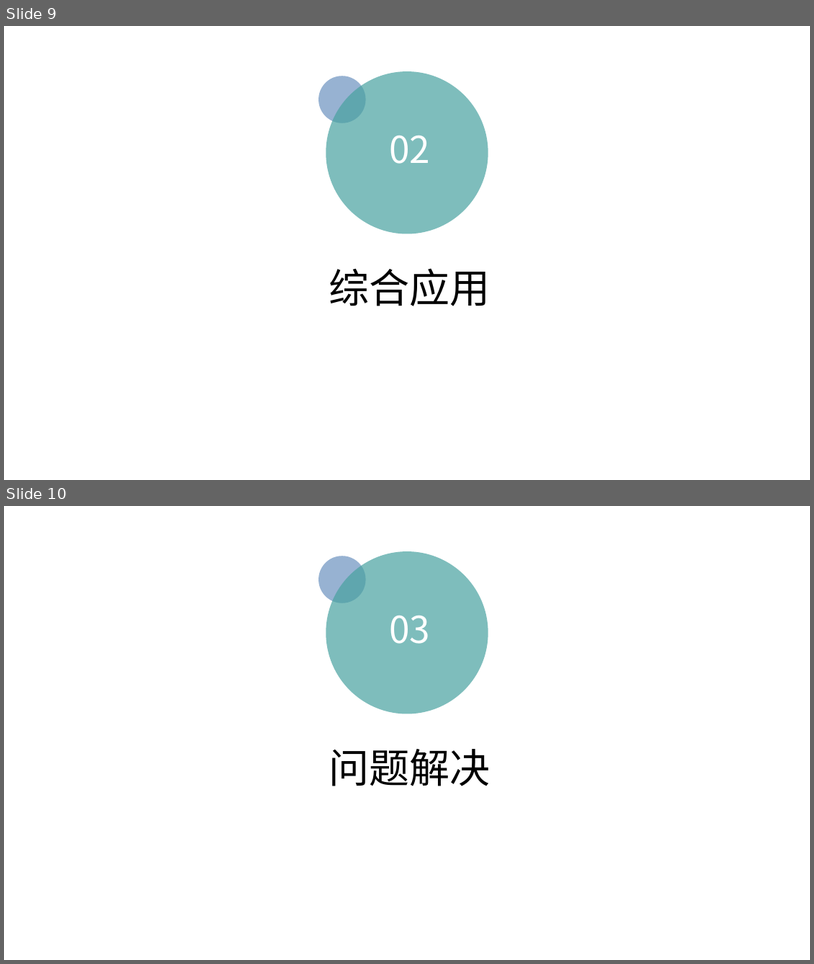
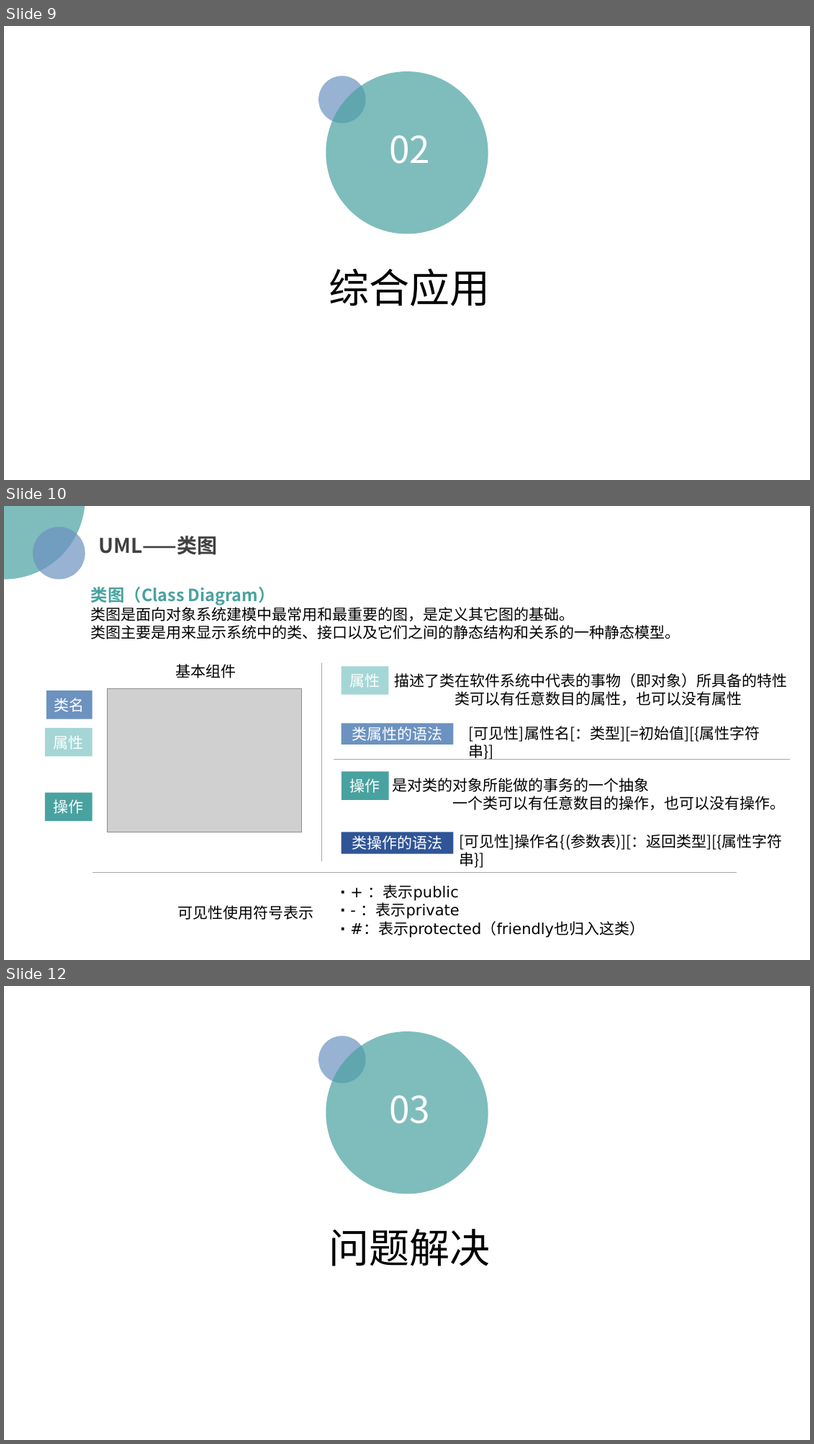
Before and after one commit to PRD2018/PRD2018-G15, a slide deck: 2018-12-16/[PRD-15]UML基础IIII.pptx. Shown one above the other, each under a label of ours: slides 9 and 10 before the commit, slides 9, 10 and 12 after it; the slides between them are not shown. The pictures are 814x964 and 814x1444 pixels, drawn with LibreOffice and Linux fonts; fonts in the diff are those of the drawing; grey boxes stand for pictures. Boxes give left, top, right and bottom in pixels: in the first picture for what was removed or moved away, otherwise in the second. Text is boxed around its words. In the diff, an @@ line names an element or a change of style, - is before the commit and + after.

```diff
--- a/2018-12-16/[PRD-15]UML基础IIII.pptx
+++ b/2018-12-16/[PRD-15]UML基础IIII.pptx
@@ slide 10 added at [4, 506, 810, 960], background #FFFFFF @@
@@ ellipse added at [4, 506, 85, 579], fill #48A2A0 at 70% opacity @@
@@ ellipse added at [32, 527, 85, 579], fill #6C92C0 at 70% opacity @@
@@ text added at [99, 536, 218, 555], 24 pt, text #404040, bold @@
+UML——类图
@@ text added at [91, 587, 681, 639], 18 pt, text #000000 @@
+类图（Class Diagram）
+类图是面向对象系统建模中最常用和最重要的图，是定义其它图的基础。
+类图主要是用来显示系统中的类、接口以及它们之间的静态结构和关系的一种静态模型。
@@ text added at [176, 664, 237, 678], 18 pt, text #000000 @@
+基本组件
@@ line added from (322, 663) to (322, 862), #A6A6A6 0.5 pt @@
@@ rectangle added at [342, 667, 388, 695], fill #A4D6D5, 18 pt, text #FFFFFF @@
+属性
@@ text added at [395, 673, 788, 705], 18 pt, text #000000 @@
+描述了类在软件系统中代表的事物（即对象）所具备的特性
+类可以有任意数目的属性，也可以没有属性
@@ rectangle added at [46, 690, 93, 719], fill #6C92C0, 18 pt, text #FFFFFF @@
+类名
@@ picture added at [108, 689, 302, 831] @@
@@ rectangle added at [45, 728, 93, 757], fill #A4D6D5, 18 pt, text #FFFFFF @@
+属性
@@ rectangle added at [342, 723, 454, 744], fill #6C92C0, 18 pt, text #FFFFFF @@
+类属性的语法
@@ text added at [469, 726, 760, 741], 18 pt, text #000000 @@
+[可见性]属性名[：类型][=初始值][{属性字符串}]
@@ line added from (334, 759) to (790, 759), #A6A6A6 0.5 pt @@
@@ rectangle added at [342, 772, 388, 800], fill #48A2A0, 18 pt, text #FFFFFF @@
+操作
@@ text added at [393, 777, 786, 810], 18 pt, text #000000 @@
+是对类的对象所能做的事务的一个抽象
+一个类可以有任意数目的操作，也可以没有操作。
@@ rectangle added at [45, 792, 93, 821], fill #48A2A0, 18 pt, text #FFFFFF @@
+操作
@@ rectangle added at [342, 831, 454, 853], fill #2F5597, 18 pt, text #FFFFFF @@
+类操作的语法
@@ text added at [460, 834, 783, 849], 18 pt, text #000000 @@
+[可见性]操作名{(参数表)][：返回类型][{属性字符串}]
@@ line added from (93, 872) to (737, 872), #A6A6A6 0.5 pt @@
@@ text added at [350, 884, 645, 937], 18 pt, text #000000 @@
+· + ：表示public
+· - ：表示private
+· #：表示protected（friendly也归入这类）
@@ text added at [178, 905, 314, 919], 18 pt, text #000000 @@
+可见性使用符号表示
@@ what was slide 10 is now slide 12 @@
```
Also in this commit, not shown: 1 other slide added, 2 other files.
